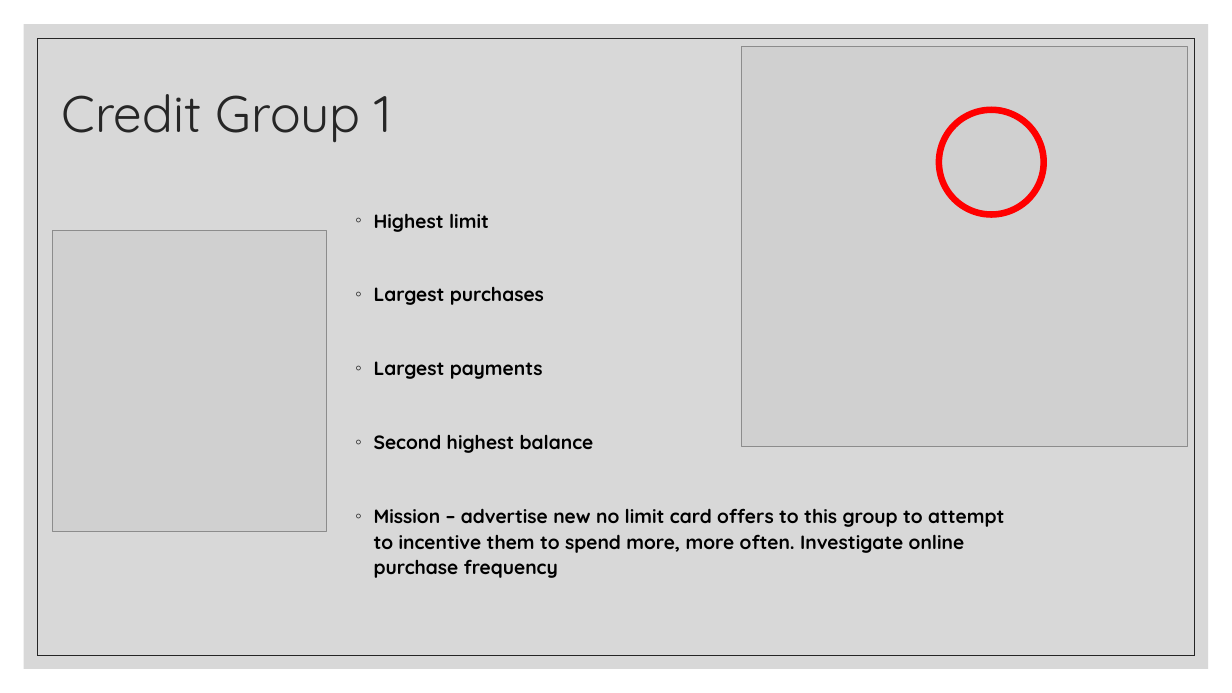
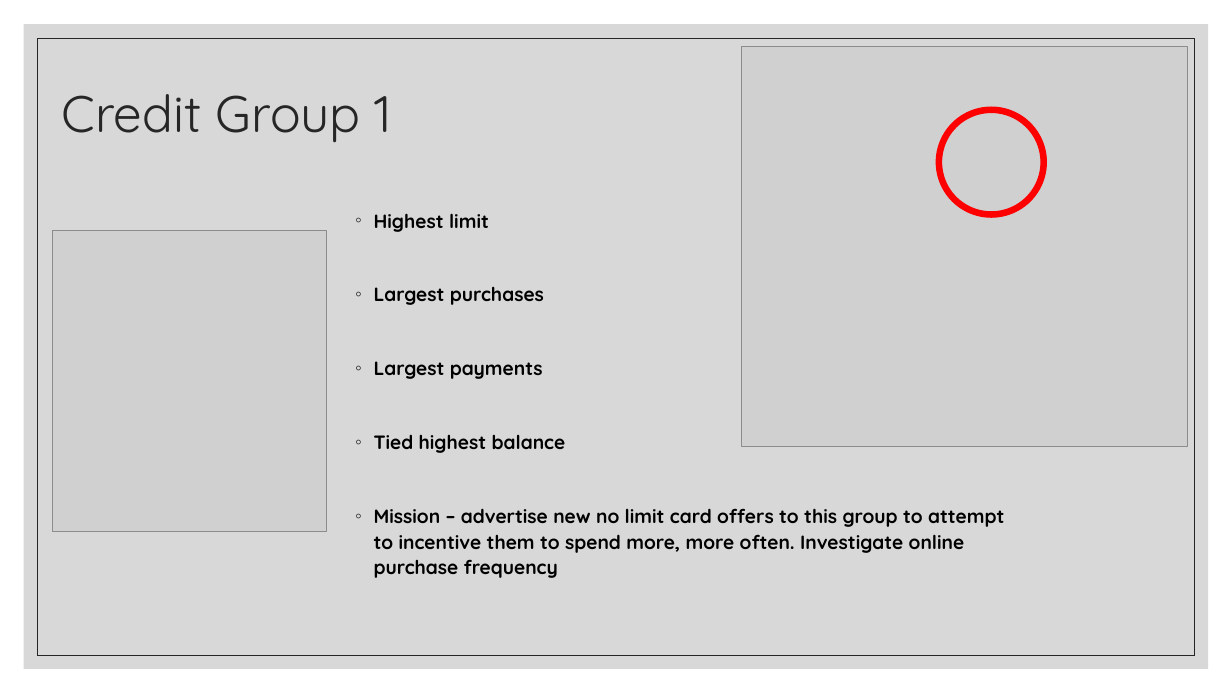
Before and after one commit to ssimmons9212/FedEX, a slide deck: slide 5 of Presentation/Fedex interview Round 2.pptx. Drawn at 1232x693 pixels with LibreOffice and Linux fonts; fonts in the diff are those of the drawing; grey boxes stand for pictures. Boxes give left, top, right and bottom in pixels: in the first picture for what was removed or moved away, otherwise in the second. Text is boxed around its words. In the diff, an @@ line names an element or a change of style, - is before the commit and + after.

```diff
--- a/Presentation/Fedex interview Round 2.pptx
+++ b/Presentation/Fedex interview Round 2.pptx
@@ text at (374,435,566,453): text changed @@
-◦ Second highest balance
+◦ Tied highest balance
```
Also in this commit, not shown: 3 other slides changed, 1 other file.
